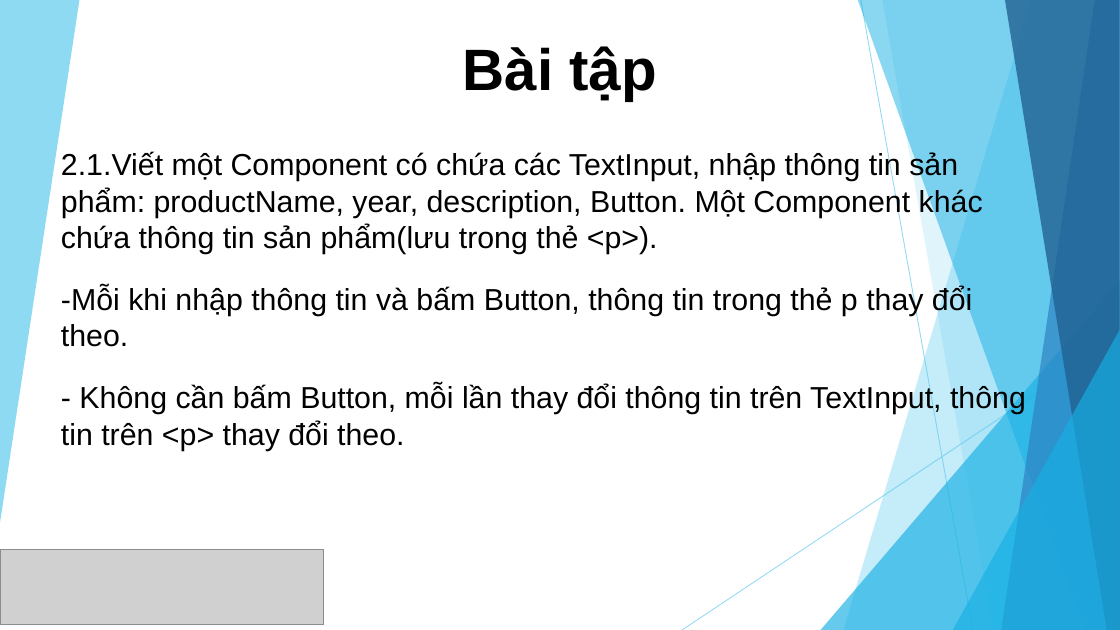
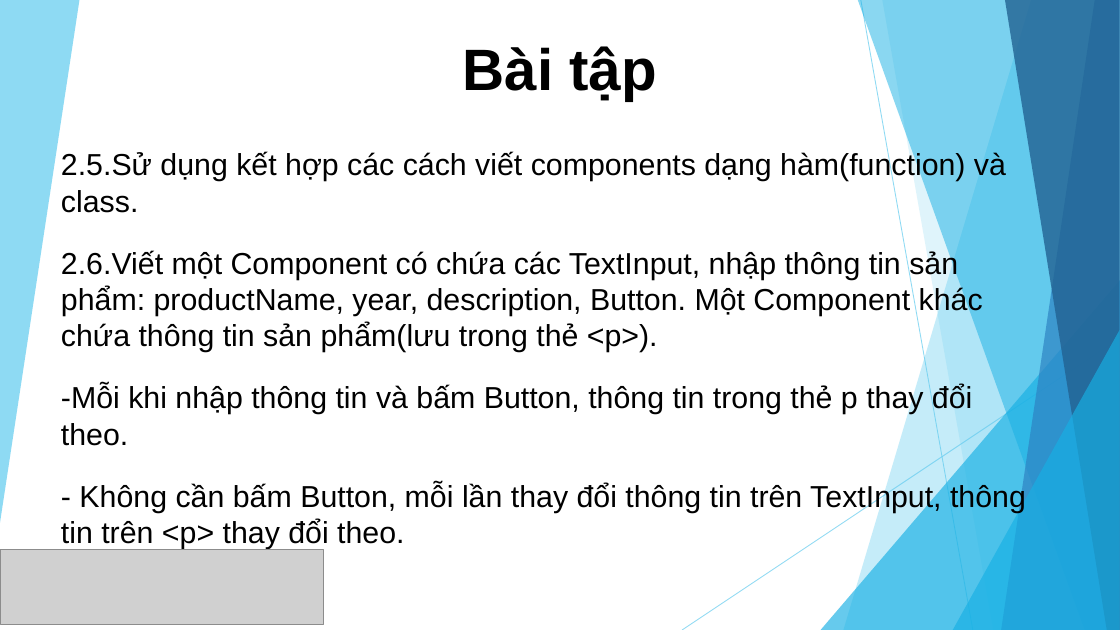
Before and after one commit to sunlight3d/CecomtechReactJST03-2019, a slide deck: slide 8 of Phần 2-Component.pptx. Drawn at 1120x630 pixels with LibreOffice and Linux fonts; fonts in the diff are those of the drawing; grey boxes stand for pictures. Boxes give left, top, right and bottom in pixels: in the first picture for what was removed or moved away, otherwise in the second. Text is boxed around its words. In the diff, an @@ line names an element or a change of style, - is before the commit and + after.

```diff
--- a/Phần 2-Component.pptx
+++ b/Phần 2-Component.pptx
@@ subtitle at (61,151,1006,352): text changed @@
-2.1.Viết một Component có chứa các TextInput, nhập thông tin sản phẩm: productName, year, description, Button. Một Component khác chứa thông tin sản phẩm(lưu trong thẻ <p>).
+2.5.Sử dụng kết hợp các cách viết components dạng hàm(function) và class.
+2.6.Viết một Component có chứa các TextInput, nhập thông tin sản phẩm: productName, year, description, Button. Một Component khác chứa thông tin sản phẩm(lưu trong thẻ <p>).
```
Also in this commit, not shown: 1 other slide changed, 30 other files.
